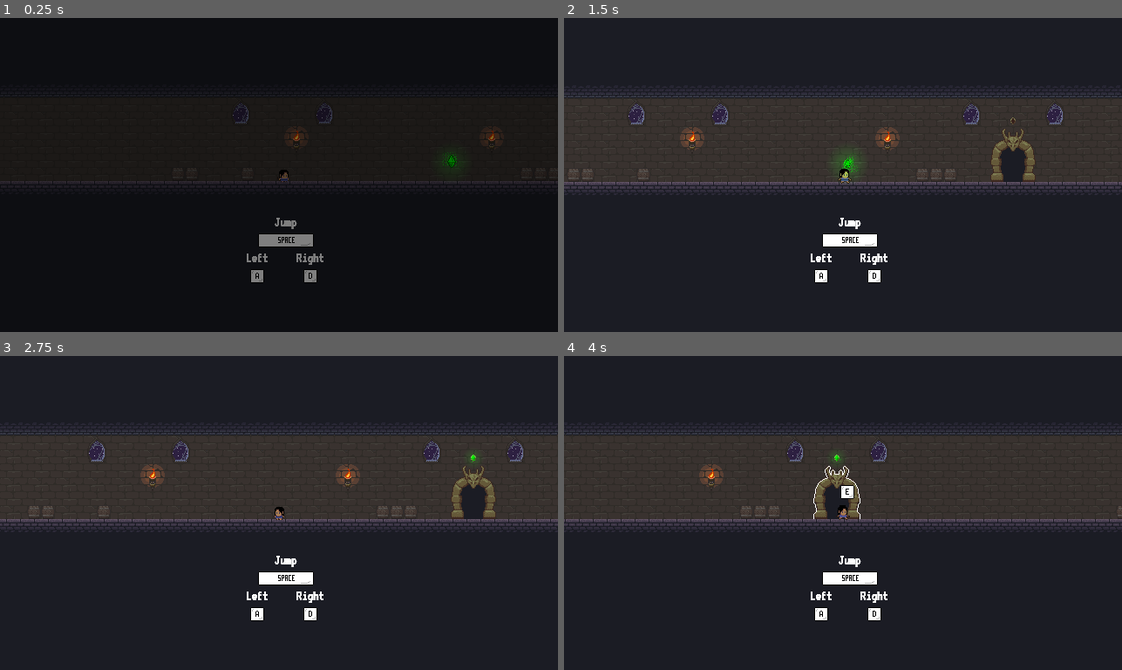
Above: before the commit, frames 1-4 (two rows, left to right).
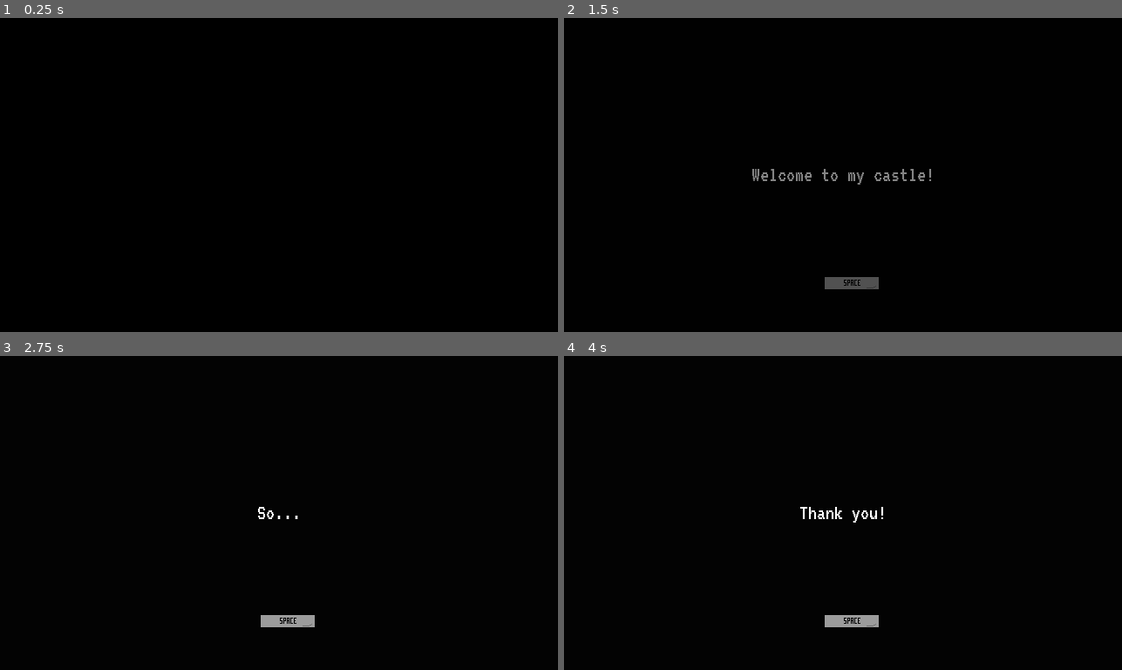
Above: after the commit, the same moments.

Repository: MatthewBL/Gates-and-Gems
Game: Godot game, scene res://scenes/starting_cutscene.tscn
The game is run twice, just before and just after one commit, with the same random seed, the same clock (stepped at 60 frames per second) and the same inputs. Before the commit the project starts from res://scenes/level_manager/level_manager.tscn.
Inputs:
- Up to frame 1 (0.25 s): no input
- Up to frame 2 (1.5 s): hold Space (ui_accept) 0.53-1.28 s; hold D (ui_right) from 0.53 s (still down); tap E (interact) at 1.35 s
- Up to frame 3 (2.75 s): tap Space (ui_accept) at 1.52, 1.55, 1.82 s; release D (ui_right) at 2.03 s; hold A (ui_left) from 2.03 s (still down); hold Space (ui_accept) from 2.03 s (still down)
- Up to frame 4 (4 s): release A (ui_left) at 2.78 s; release Space (ui_accept) at 2.78 s; hold D (ui_right) from 2.78 s (still down); tap E (interact) at 2.85 s; tap Space (ui_accept) at 3.02, 3.05, 3.32 s; hold Space (ui_accept) from 3.53 s (still down)

The runs differ from the first frame. In frame 1, 25% of the frame differs, in the area x 0-100%, y 21-85%; in frame 2, 100%; in frame 3, 100%, in the area x 0-100%, y 0-100%; in frame 4, 100%.

Commit message:
Starting cutscene included in game

Diff:
--- a/project.godot
+++ b/project.godot
@@ -11,7 +11,7 @@
 [application]
 
 config/name="Pedagogos Sindicalistas Lechosos"
-run/main_scene="uid://dueeokby43ix5"
+run/main_scene="uid://d0vl7v7snhji6"
 config/features=PackedStringArray("4.7", "GL Compatibility")
 config/icon="res://icon.svg"
 
--- a/scenes/fade_in_out.gd
+++ b/scenes/fade_in_out.gd
@@ -13,6 +13,9 @@
 func _process(delta: float) -> void:
 	pass
 
+func longFadeIn():
+	animation_player.play("long_fade_in")
+
 func fadeIn():
 	animation_player.play("fade_in")
 
--- a/scenes/fade_in_out.tscn
+++ b/scenes/fade_in_out.tscn
@@ -139,7 +139,7 @@
 
 [sub_resource type="Animation" id="Animation_ntfos"]
 resource_name = "starting_fade_in"
-length = 3.0000000000000004
+length = 2.0
 tracks/0/type = "value"
 tracks/0/imported = false
 tracks/0/enabled = true
@@ -147,7 +147,7 @@
 tracks/0/interp = 1
 tracks/0/loop_wrap = true
 tracks/0/keys = {
-"times": PackedFloat32Array(0, 0.33333337, 0.93333334),
+"times": PackedFloat32Array(0, 0.96666664, 2),
 "transitions": PackedFloat32Array(1, 1, 1),
 "update": 0,
 "values": [Color(1, 1, 1, 1), Color(1, 1, 1, 1), Color(1, 1, 1, 0)]
@@ -171,7 +171,7 @@
 &"fade_in": SubResource("Animation_uh3ll"),
 &"fade_out": SubResource("Animation_4lw2e"),
 &"flash": SubResource("Animation_b52yj"),
-&"starting_fade_in": SubResource("Animation_ntfos")
+&"long_fade_in": SubResource("Animation_ntfos")
 }
 
 [node name="FadeInOut" type="CanvasLayer" unique_id=1018078760]
@@ -189,4 +189,4 @@
 [node name="AnimationPlayer" type="AnimationPlayer" parent="." unique_id=1277212411]
 root_node = NodePath("../..")
 libraries/ = SubResource("AnimationLibrary_bqmi1")
-autoplay = &"fade_in"
+autoplay = &"long_fade_in"
--- a/scenes/starting_cutscene.gd
+++ b/scenes/starting_cutscene.gd
@@ -2,7 +2,13 @@
 
 @export var text_label: Label
 @export var text_lines: Array[String]
+@export var fade_in_out: FadeInOut
+@export var level_manager: PackedScene
+
 var i = 0
+var input_enabled = false
+var time_elapsed = 0
+var end = false
 
 # Called when the node enters the scene tree for the first time.
 func _ready() -> void:
@@ -11,9 +17,19 @@
 
 # Called every frame. 'delta' is the elapsed time since the previous frame.
 func _process(delta: float) -> void:
-	if i >= text_lines.size():
-		text_label.text = ""
-	else:
-		text_label.text = text_lines[i]
-	if Input.is_action_just_pressed("ui_accept"):
-		i += 1
+	if not end:
+		time_elapsed += delta
+		if time_elapsed > 1.5:
+			input_enabled = true
+		if i >= text_lines.size():
+			fade_in_out.fadeOut()
+			end = true
+			await get_tree().create_timer(2).timeout
+			self.hide()
+			var instance = level_manager.instantiate()
+			get_tree().root.add_child(instance)
+			fade_in_out.fadeIn()
+		else:
+			text_label.text = text_lines[i]
+		if input_enabled and Input.is_action_just_pressed("ui_accept"):
+			i += 1
--- a/scenes/starting_cutscene.tscn
+++ b/scenes/starting_cutscene.tscn
@@ -2,12 +2,16 @@
 
 [ext_resource type="Script" uid="uid://b6bi366yom6i5" path="res://scenes/starting_cutscene.gd" id="1_u2gcp"]
 [ext_resource type="Texture2D" uid="uid://dgusor4oc1b26" path="res://Assets/UI/space_key.png" id="2_e6xmt"]
+[ext_resource type="PackedScene" uid="uid://dueeokby43ix5" path="res://scenes/level_manager/level_manager.tscn" id="2_oktqt"]
 [ext_resource type="Texture2D" uid="uid://chpvmf574l47t" path="res://Assets/UI/enter_key.png" id="3_iuwd2"]
+[ext_resource type="FontFile" uid="uid://bvh5ptwgqdhyh" path="res://Assets/UI/VT323-Regular.ttf" id="4_atiew"]
+[ext_resource type="PackedScene" uid="uid://dgwfxno32tioc" path="res://scenes/fade_in_out.tscn" id="5_517xa"]
 
 [sub_resource type="Theme" id="Theme_s6nli"]
+default_font = ExtResource("4_atiew")
 default_font_size = 25
 
-[node name="StartingCutscene" type="Control" unique_id=1465507625 node_paths=PackedStringArray("text_label")]
+[node name="StartingCutscene" type="Control" unique_id=1465507625 node_paths=PackedStringArray("text_label", "fade_in_out")]
 layout_mode = 3
 anchors_preset = 15
 anchor_right = 1.0
@@ -16,7 +20,9 @@
 grow_vertical = 2
 script = ExtResource("1_u2gcp")
 text_label = NodePath("PanelContainer/Label")
-text_lines = Array[String](["1...", "2...", "3...", "Hello world!", "End of the message."])
+text_lines = Array[String](["Welcome to my castle!", "I would like you to find your way around.", "Using my magic I have made this place very special!", "So...", "...", "Please find your way out?", "Thank you!"])
+fade_in_out = NodePath("FadeInOut")
+level_manager = ExtResource("2_oktqt")
 
 [node name="ColorRect" type="ColorRect" parent="." unique_id=1388454507]
 layout_mode = 1
@@ -64,3 +70,5 @@
 text = "Hello world"
 horizontal_alignment = 1
 vertical_alignment = 1
+
+[node name="FadeInOut" parent="." unique_id=1018078760 instance=ExtResource("5_517xa")]
